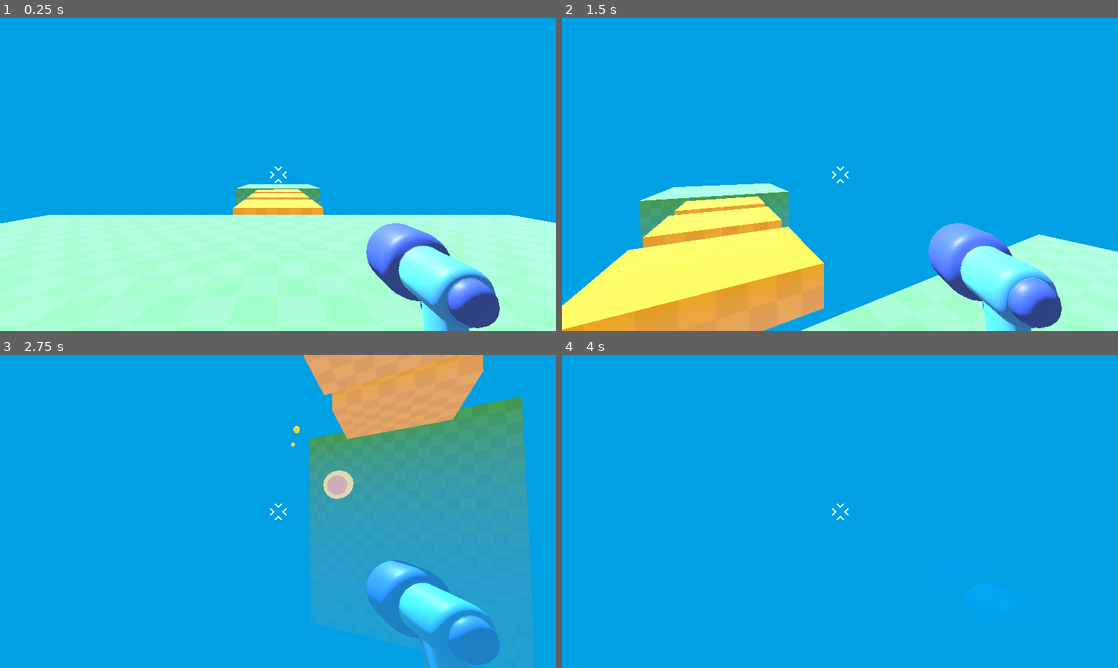
Above: before the commit, frames 1-4 (two rows, left to right).
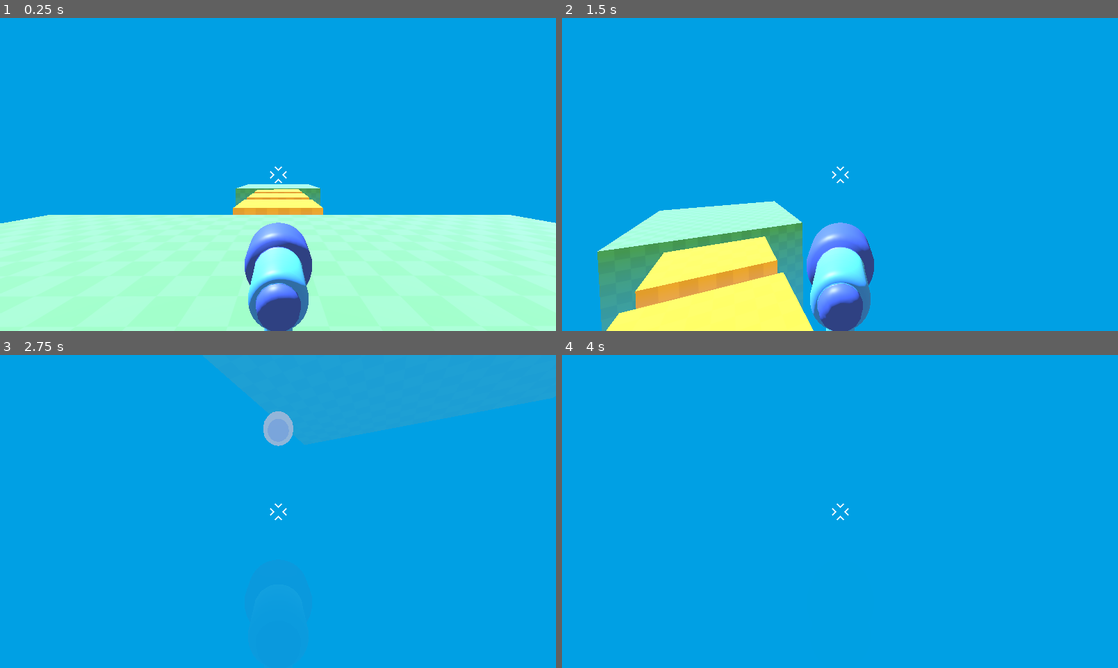
Above: after the commit, the same moments.

Repository: rielvis/SPiG_T3_GMnPS
Game: Godot game, scene res://assets/level/temporary_level.tscn
Same seed, same stepped clock (60 frames per second), same inputs: the game is played once before the commit and once after it. This scene is started directly instead of the project's main scene.
Inputs (mouse positions are in pixels of both pictures, inside the frame that each line leads up to):
- Up to frame 1 (0.25 s): no input
- Up to frame 2 (1.5 s): tap Enter at 0.5 s; move the mouse to (834, 180) at 0.52 s; hold Shift (sprint, bound only after the commit) 0.53-1.28 s; hold W (move_forward) from 0.53 s (still down); tap Space (jump) at 0.77, 0.8, 1.07, 1.35 s; move the mouse to (878, 177) at 1.27 s
- Up to frame 3 (2.75 s): keep holding W (move_forward); tap Space (jump) at 1.52, 1.82, 2.3 s; tap Shift (sprint, bound only after the commit) at 1.55 s; move the mouse to (233, 508) at 2.02 s; press the mouse at (233, 508) at 2.03 s
- Up to frame 4 (4 s): move the mouse to (845, 511) at 2.77 s; release W (move_forward) at 2.78 s; release the mouse at (845, 511) at 2.78 s; hold A (move_left) 2.78-3.53 s; tap Shift (sprint, bound only after the commit) at 2.85 s; tap Space (jump) at 3.02, 3.32, 3.77, 3.8 s; move the mouse to (817, 505) at 3.52 s; hold W (move_forward) from 3.53 s (still down); hold Shift (sprint, bound only after the commit) from 3.53 s (still down)

The runs differ from the first frame. In frame 1, 8.4% of the frame differs, in the area x 44-90%, y 65-100%; in frame 2, 29%; in frame 3, 41%, in the area x 36-100%, y 0-100%; in frame 4, less than 0.1%.

Commit message:
Refined the jumping and iterated upon the movement!

Diff:
--- a/project.godot
+++ b/project.godot
@@ -53,6 +53,11 @@
 "events": [Object(InputEventMouseButton,"resource_local_to_scene":false,"resource_name":"","device":-1,"window_id":0,"a …(258 unchanged characters)…
 ]
 }
+sprint={
+"deadzone": 0.2,
+"events": [Object(InputEventKey,"resource_local_to_scene":false,"resource_name":"","device":-1,"window_id":0,"alt_pressed":false,"shift_pressed":false,"ctrl_pressed":false,"meta_pressed":false,"pressed":false,"keycode":0,"physical_keycode":4194325,"key_label":0,"unicode":0,"location":0,"echo":false,"script":null)
+]
+}
 
 [rendering]
 
--- a/scenes/bat_model.tscn
+++ b/scenes/bat_model.tscn
@@ -1,7 +1,8 @@
-[gd_scene load_steps=9 format=3 uid="uid://cp6obrm3u0fwf"]
+[gd_scene load_steps=13 format=3 uid="uid://cp6obrm3u0fwf"]
 
 [ext_resource type="PackedScene" uid="uid://b3w2vp0dbsfa4" path="res://assets/mob/bat/bat_model.glb" id="1_kpndy"]
 [ext_resource type="Material" uid="uid://bepb5i22ddv3c" path="res://materials/bat_material.tres" id="2_21igj"]
+[ext_resource type="Script" uid="uid://c1xn1cugybfbm" path="res://scripts/bat_model.gd" id="2_vov07"]
 
 [sub_resource type="Animation" id="Animation_qfsax"]
 resource_name = "Idle"
@@ -164,24 +165,42 @@
 &"hurt": SubResource("Animation_21igj")
 }
 
+[sub_resource type="AnimationNodeAnimation" id="AnimationNodeAnimation_06wh3"]
+animation = &"custom/hurt"
+
+[sub_resource type="AnimationNodeAnimation" id="AnimationNodeAnimation_x5t1q"]
+animation = &"Idle"
+
+[sub_resource type="AnimationNodeOneShot" id="AnimationNodeOneShot_7btaw"]
+mix_mode = 1
+
 [sub_resource type="AnimationNodeBlendTree" id="AnimationNodeBlendTree_21igj"]
-graph_offset = Vector2(159.435, 170.681)
+graph_offset = Vector2(-193.102, 0.25647)
+nodes/Hurt/node = SubResource("AnimationNodeAnimation_06wh3")
+nodes/Hurt/position = Vector2(180, 320)
+nodes/Idle/node = SubResource("AnimationNodeAnimation_x5t1q")
+nodes/Idle/position = Vector2(180, 120)
+nodes/OneShot/node = SubResource("AnimationNodeOneShot_7btaw")
+nodes/OneShot/position = Vector2(500, 140)
+nodes/output/position = Vector2(780, 220)
+node_connections = [&"OneShot", 0, &"Idle", &"OneShot", 1, &"Hurt", &"output", 0, &"OneShot"]
 
 [node name="bat_model" instance=ExtResource("1_kpndy")]
+script = ExtResource("2_vov07")
 
 [node name="Skeleton3D" parent="Armature" index="0"]
 bones/0/position = Vector3(0, -0.0074, 0)
 bones/1/rotation = Quaternion(-0.0286549, 0.188485, -0.686718, 0.701478)
-bones/2/rotation = Quaternion(-0.0560154, -0.016041, 0.274838, 0.959723)
+bones/2/rotation = Quaternion(-0.0560155, -0.016041, 0.274838, 0.959723)
 bones/3/rotation = Quaternion(0.0412136, 0.059985, 0.264753, 0.961566)
 bones/4/rotation = Quaternion(-0.0286549, -0.188485, 0.686718, 0.701478)
-bones/5/rotation = Quaternion(-0.0560154, 0.016041, -0.274838, 0.959723)
+bones/5/rotation = Quaternion(-0.0560155, 0.016041, -0.274838, 0.959723)
 bones/6/rotation = Quaternion(0.0412136, -0.059985, -0.264753, 0.961566)
 bones/7/position = Vector3(0.130992, -0.227392, -0.0878515)
-bones/7/rotation = Quaternion(0.261968, 0.0834551, 0.265751, 0.924004)
+bones/7/rotation = Quaternion(0.261968, 0.0834552, 0.265751, 0.924005)
 bones/8/rotation = Quaternion(3.84334e-08, 0.690882, 0.722967, 1.64515e-08)
 bones/10/position = Vector3(-0.130992, -0.227392, -0.0878515)
-bones/10/rotation = Quaternion(0.261968, -0.0834551, -0.265751, 0.924004)
+bones/10/rotation = Quaternion(0.261968, -0.0834552, -0.265751, 0.924005)
 bones/11/rotation = Quaternion(2.54238e-08, 0.690882, 0.722967, 3.63776e-08)
 
 [node name="bat" parent="Armature/Skeleton3D" index="0"]
@@ -194,5 +213,10 @@
 }
 
 [node name="AnimationTree" type="AnimationTree" parent="." index="2"]
+unique_name_in_owner = true
+root_node = NodePath("%AnimationTree/..")
 tree_root = SubResource("AnimationNodeBlendTree_21igj")
 anim_player = NodePath("../AnimationPlayer")
+parameters/OneShot/active = false
+parameters/OneShot/internal_active = false
+parameters/OneShot/request = 0
--- a/scenes/bullet_3d.tscn
+++ b/scenes/bullet_3d.tscn
@@ -16,3 +16,5 @@
 
 [node name="Projectile3D" parent="." instance=ExtResource("1_lrwa3")]
 transform = Transform3D(-2.77678e-08, 0, 0.635254, 0, 0.635254, 0, -0.635254, 0, -2.77678e-08, 0, 0, 0)
+
+[connection signal="body_entered" from="." to="." method="_on_body_entered"]
--- a/scenes/mob.tscn
+++ b/scenes/mob.tscn
@@ -1,14 +1,17 @@
-[gd_scene load_steps=3 format=3 uid="uid://n1icfkvji1ko"]
+[gd_scene load_steps=4 format=3 uid="uid://n1icfkvji1ko"]
 
 [ext_resource type="PackedScene" uid="uid://cp6obrm3u0fwf" path="res://scenes/bat_model.tscn" id="1_4are2"]
+[ext_resource type="Script" uid="uid://dxlsafvyjq3l" path="res://scripts/mob.gd" id="1_bsing"]
 
 [sub_resource type="SphereShape3D" id="SphereShape3D_bsing"]
 radius = 0.313719
 
 [node name="Mob" type="RigidBody3D"]
 gravity_scale = 0.0
+script = ExtResource("1_bsing")
 
 [node name="CollisionShape3D" type="CollisionShape3D" parent="."]
 shape = SubResource("SphereShape3D_bsing")
 
 [node name="bat_model" parent="." instance=ExtResource("1_4are2")]
+unique_name_in_owner = true
--- a/scenes/player.tscn
+++ b/scenes/player.tscn
@@ -24,11 +24,11 @@
 transform = Transform3D(0.999999, 0.000997642, -0.00090464, -0.000994713, 0.999994, 0.00323976, 0.000907859, -0.00323886, 0.999994, 0, 1.5, 0)
 
 [node name="gun_model" parent="Camera3D" instance=ExtResource("1_3vyb7")]
-transform = Transform3D(-0.608009, -1.58025e-11, -4.61587e-08, -3.20711e-10, 0.608009, -2.32831e-10, 8.58563e-08, 4.65661e-10, -0.608009, 0.749419, -0.509134, -1.00326)
+transform = Transform3D(-0.608009, 2.46914e-05, -2.61487e-05, 2.35215e-05, 0.607425, 0.0266482, 2.72059e-05, 0.0266482, -0.607425, 6.80296e-06, -0.51655, -1.00392)
 
 [node name="Marker3D" type="Marker3D" parent="Camera3D"]
 unique_name_in_owner = true
-transform = Transform3D(1, -1.81444e-10, -7.8755e-08, 1.83491e-10, 1, -3.0268e-09, -4.01633e-09, -2.79397e-09, 1, 0.750365, -0.486521, -1.34217)
+transform = Transform3D(1, 4.06105e-05, 4.28601e-05, -3.86928e-05, 0.999039, -0.0438286, -4.45988e-05, 0.0438286, 0.999039, -6.80261e-06, -0.479105, -1.34151)
 
 [node name="MeshInstance3D" type="MeshInstance3D" parent="."]
 transform = Transform3D(1, 0, 0, 0, 1, 0, 0, 0, 1, 0, 1, 0)
--- /dev/null
+++ b/scripts/bat_model.gd
@@ -0,0 +1,6 @@
+extends Node3D
+
+@onready var animation_tree = %AnimationTree
+
+func hurt():
+	animation_tree.set("parameters/OneShot/request", true)
--- a/scripts/bullet_3d.gd
+++ b/scripts/bullet_3d.gd
@@ -14,3 +14,9 @@
 	travelled_distance += deltaSPEED
 	if travelled_distance > RANGE:
 		queue_free()
+
+
+func _on_body_entered(body):
+	queue_free()
+	if body.has_method("take_damage"):
+		body.take_damage()
--- /dev/null
+++ b/scripts/mob.gd
@@ -0,0 +1,6 @@
+extends RigidBody3D
+
+@onready var bat_model = %bat_model
+
+func take_damage():
+	bat_model.hurt()
--- a/scripts/player.gd
+++ b/scripts/player.gd
@@ -1,7 +1,16 @@
 extends CharacterBody3D
 
+# Look Variables
 var horizontalLookSpeed = 0.2
 var verticalLookSpeed = 0.2
+
+# Jump Variables
+var jump_power = 10.0
+var jump_divisor = 2.0
+var double_jump
+
+# Movement Variables
+var moveSpeed = 5.0
 
 func _ready():
 	Input.set_mouse_mode(Input.MOUSE_MODE_CAPTURED)
@@ -16,7 +25,6 @@
 		# would rather make esc just end the game directly for now
 
 func _physics_process(delta):
-	const SPEED = 5.5
 	var GRAVITY = 20.0 * delta
 
 	# Walking
@@ -24,18 +32,36 @@
 	var input_direction_3D = Vector3(input_direction_2D.x, 0.0, input_direction_2D.y)
 	var direction = transform.basis * input_direction_3D
 
-	velocity.x = direction.x * SPEED
-	velocity.z = direction.z * SPEED
+	velocity.x = direction.x * moveSpeed
+	velocity.z = direction.z * moveSpeed
+
+	# Sprinting
+	if Input.is_action_just_pressed("sprint") and is_on_floor():
+		moveSpeed = 10.0
+		print("Sprinting!")
+	elif !Input.is_action_pressed("sprint") and is_on_floor():
+		moveSpeed = 5.0
+	#elif Input.is_action_just_released("sprint"):
+		#moveSpeed = 5.0
+		#print("walking...")
 
 	# Gravity
 	velocity.y -= GRAVITY
 
+	# Grounding
+	if is_on_floor():
+		double_jump = true
+
 	# Jumping
 	if Input.is_action_just_pressed("jump") and is_on_floor():
-		velocity.y = 10.0
+		jump()
+	elif Input.is_action_just_pressed("jump") and double_jump == true:
+		jump()
+		double_jump = false
 	elif Input.is_action_just_released("jump") and velocity.y > 0.0:
-		velocity.y = 0 # jump-cutting feels too sharp, I want to smooth it...
+		velocity.y = velocity.y / jump_divisor
 
+	# Move Function Called
 	move_and_slide()
 
 	# Shooting
@@ -50,3 +76,6 @@
 	new_bullet.global_transform = %Marker3D.global_transform
 
 	%Timer.start()
+
+func jump():
+	velocity.y = jump_power
Not shown, added: scripts/bat_model.gd.uid
Not shown, added: scripts/mob.gd.uid
